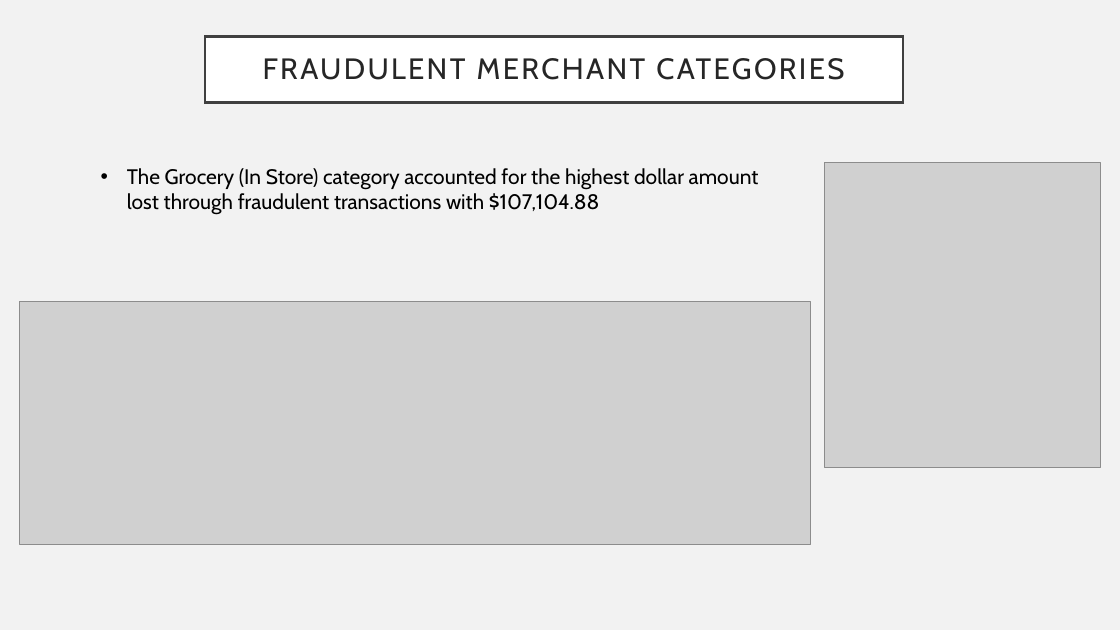
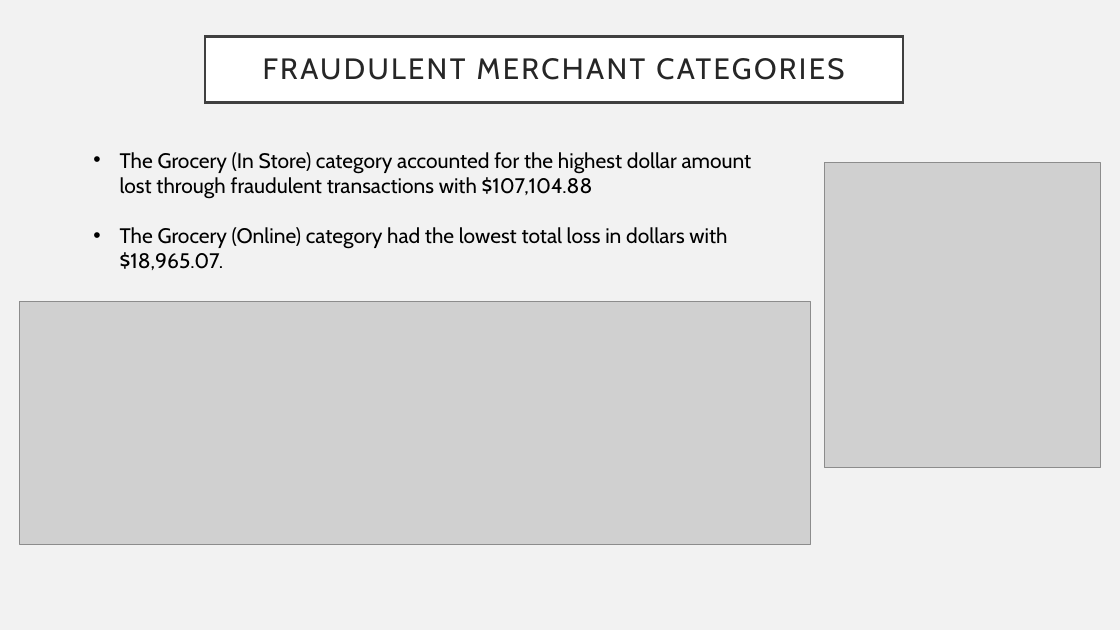
Before and after one commit to Atlkells/Project_1_Group_3, a slide deck: slide 9 of slide_deck_template.pptx. Drawn at 1120x630 pixels with LibreOffice and Linux fonts; fonts in the diff are those of the drawing; grey boxes stand for pictures. Boxes give left, top, right and bottom in pixels: in the first picture for what was removed or moved away, otherwise in the second. Text is boxed around its words. In the diff, an @@ line names an element or a change of style, - is before the commit and + after.

```diff
--- a/slide_deck_template.pptx
+++ b/slide_deck_template.pptx
@@ text "The Grocery (In Store) category ...": place and size @@
-text "The Grocery (In Store) category ..." at <box>127,168,759,215</box>
+text "The Grocery (In Store) category ..." at <box>120,152,752,270</box>
@@ text at <box>120,227,727,270</box>: paragraph added @@
+• The Grocery (Online) category had the lowest total loss in dollars with $18,965.07.
```
Also in this commit, not shown: 1 other slide changed.
